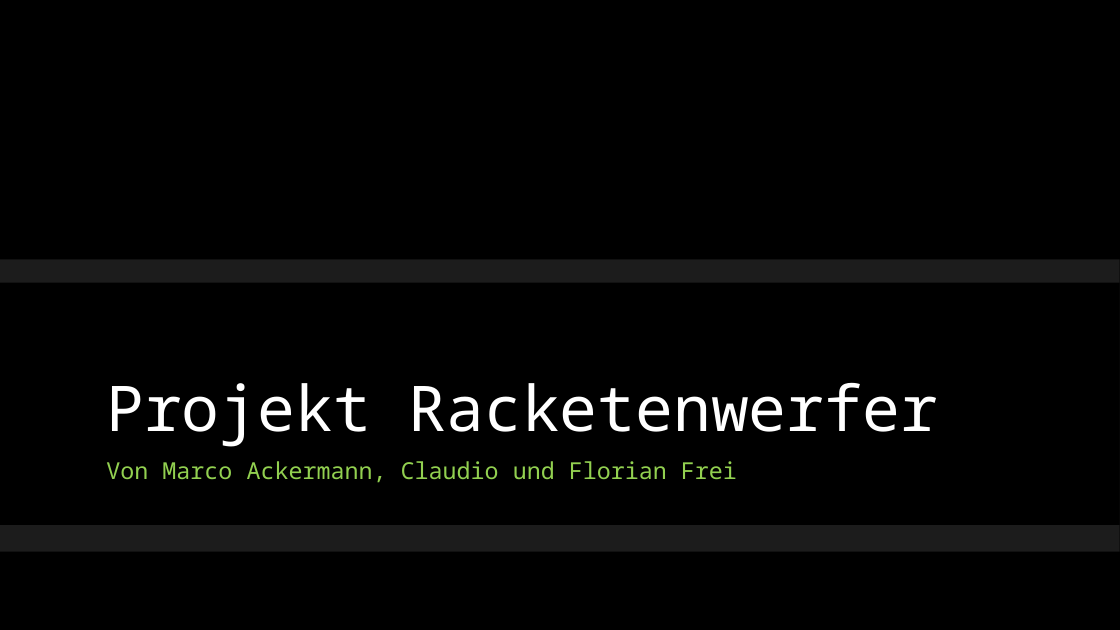
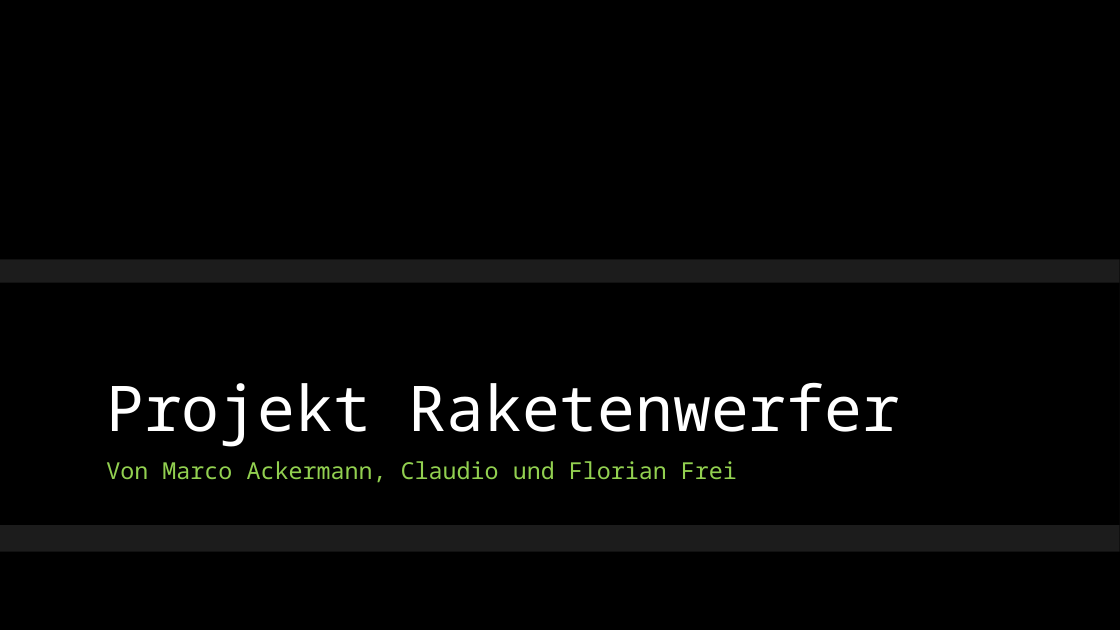
Before and after one commit to RocketTeeWars/rocket, a slide deck: slide 1 of doc/Projekt Racketenwerfer.pptx. Drawn at 1120x630 pixels with LibreOffice and Linux fonts; fonts in the diff are those of the drawing; background and template pictures are left out. Boxes give left, top, right and bottom in pixels: in the first picture for what was removed or moved away, otherwise in the second. Text is boxed around its words. In the diff, an @@ line names an element or a change of style, - is before the commit and + after.

```diff
--- a/doc/Projekt Racketenwerfer.pptx
+++ b/doc/Projekt Racketenwerfer.pptx
@@ title at (106, 382, 900, 447): text changed @@
-Projekt Racketenwerfer
+Projekt Raketenwerfer
```
Also in this commit, not shown: 4 other slides changed, 2 other files.
